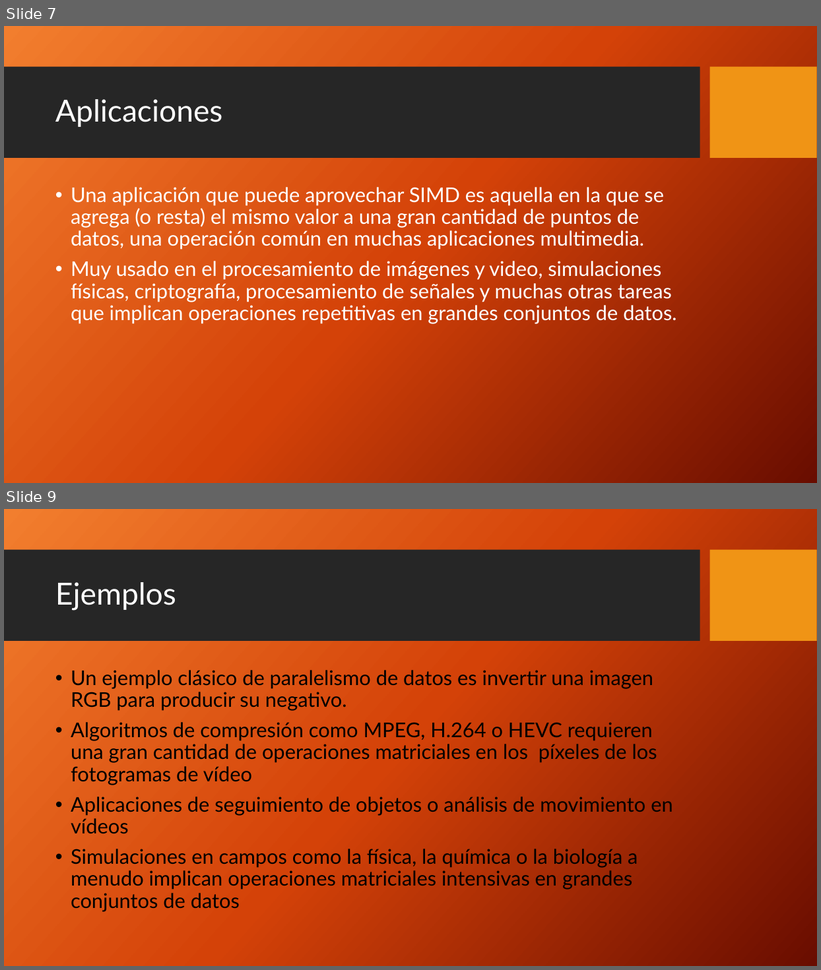
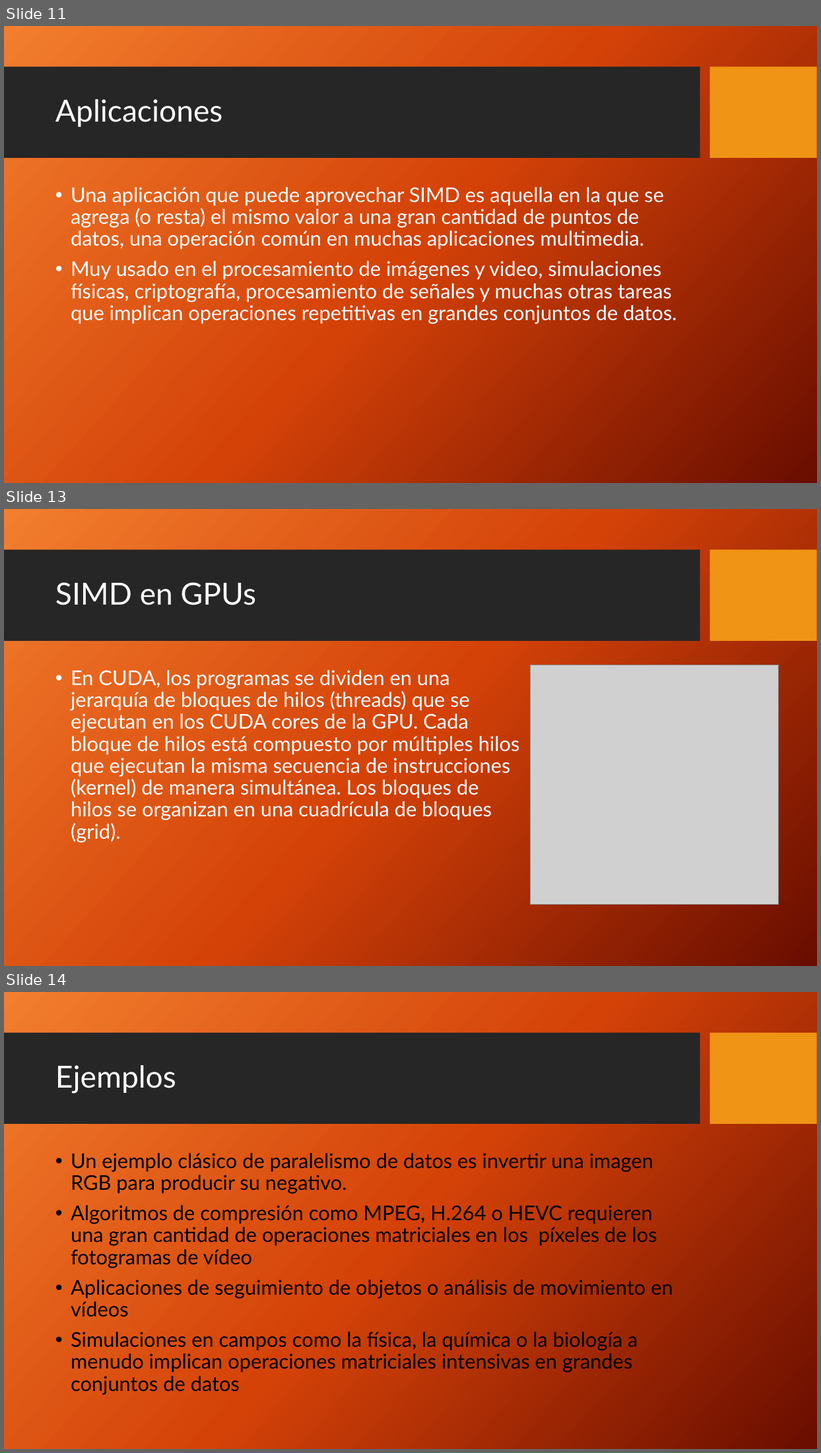
Before and after one commit to emi33/Segundo-Semestre-, a slide deck: Arquitectura de Hardware Computacional/Maquinas SIMD.pptx. Shown one above the other, each under a label of ours: slides 7 and 9 before the commit, slides 11, 13 and 14 after it; the slides between them are not shown. The pictures are 821x970 and 821x1453 pixels, drawn with LibreOffice and Linux fonts; fonts in the diff are those of the drawing; grey boxes stand for pictures; background and template pictures are left out. Boxes give left, top, right and bottom in pixels: in the first picture for what was removed or moved away, otherwise in the second. Text is boxed around its words. In the diff, an @@ line names an element or a change of style, - is before the commit and + after.

```diff
--- a/Arquitectura de Hardware Computacional/Maquinas SIMD.pptx
+++ b/Arquitectura de Hardware Computacional/Maquinas SIMD.pptx
@@ slide 13 added at bbox=[4, 509, 817, 966], background picture (left out); not listed: 2 template elements that a slide beside it also shows @@
@@ title added at bbox=[55, 582, 256, 605], 36 pt, text #FFFFFF @@
+SIMD en GPUs
@@ picture added at bbox=[531, 665, 779, 906] @@
@@ text added at bbox=[71, 670, 520, 843], 24 pt, text #FFFFFF @@
+• En CUDA, los programas se dividen en una jerarquía de bloques de hilos (threads) que se ejecutan en los CUDA cores de la GPU. Cada bloque de hilos está compuesto por múltiples hilos que ejecutan la misma secuencia de instrucciones (kernel) de manera simultánea. Los bloques de hilos se organizan en una cuadrícula de bloques (grid).
@@ what was slide 7 is now slide 11 @@
@@ what was slide 9 is now slide 14 @@
```
Also in this commit, not shown: 2 slides changed, 4 other slides added, 4 other files.
